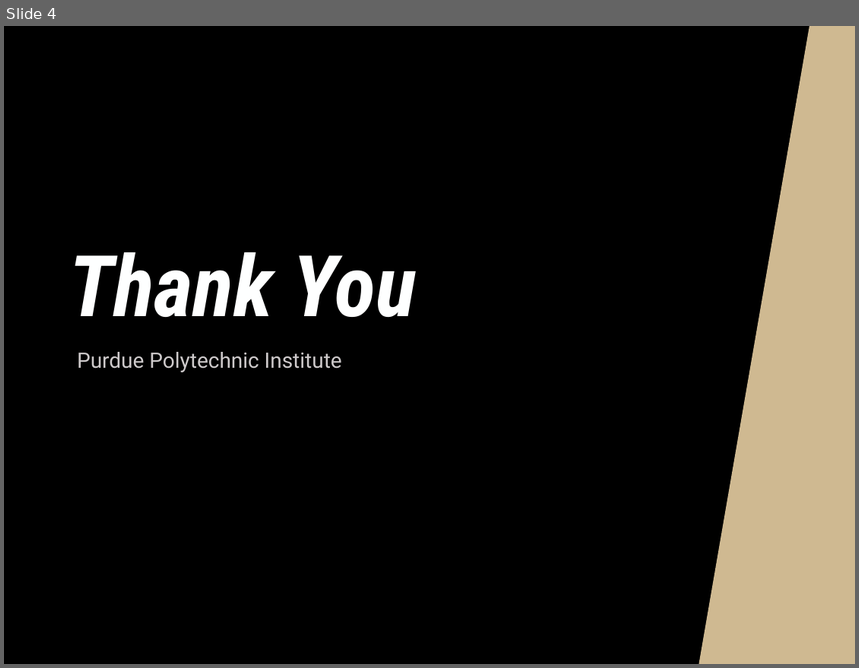
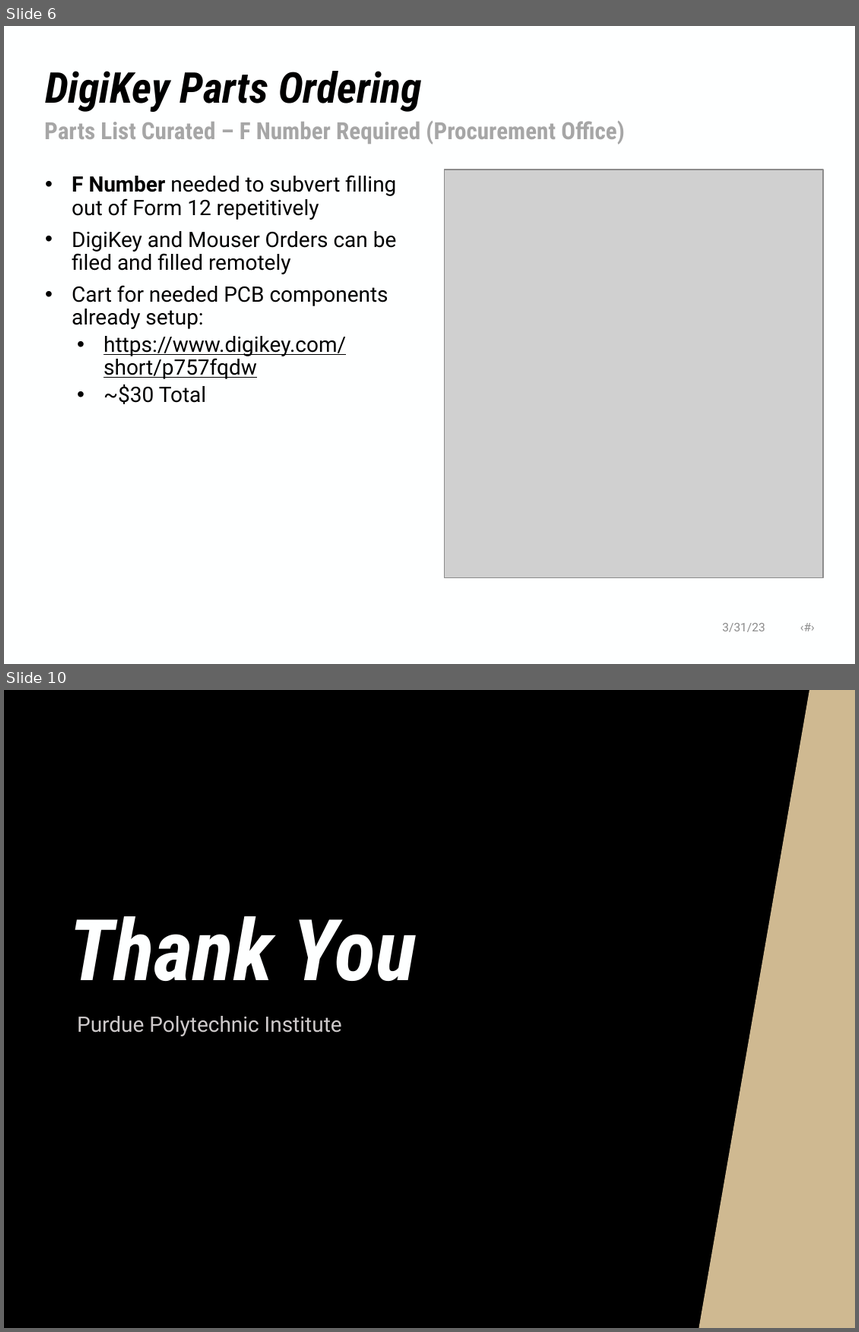
Before and after one commit to NHuang58/Biomedical_Device_PCB, a slide deck: Documentation/Slides/Week_21.pptx. Shown one above the other, each under a label of ours: slide 4 before the commit, slides 6 and 10 after it; the slides between them are not shown. The pictures are 859x668 and 859x1332 pixels, drawn with LibreOffice and Linux fonts; fonts in the diff are those of the drawing; grey boxes stand for pictures; background and template pictures are left out. Boxes give left, top, right and bottom in pixels: in the first picture for what was removed or moved away, otherwise in the second. Text is boxed around its words. In the diff, an @@ line names an element or a change of style, - is before the commit and + after.

```diff
--- a/Documentation/Slides/Week_21.pptx
+++ b/Documentation/Slides/Week_21.pptx
@@ slide 6 added at bbox=[4, 26, 855, 664], background #FEFFFF @@
@@ title added at bbox=[45, 71, 422, 112], 36 pt, text #000000, bold, italic @@
+DigiKey Parts Ordering
@@ text added at bbox=[44, 121, 625, 145], 20 pt, text #A6A6A6, bold @@
+Parts List Curated – F Number Required (Procurement Office)
@@ text added at bbox=[72, 175, 397, 404], 18 pt, text #000000 @@
+• F Number needed to subvert filling out of Form 12 repetitively
+• DigiKey and Mouser Orders can be filed and filled remotely
+• Cart for needed PCB components already setup:
+  • https://www.digikey.com/short/p757fqdw
+  • ~$30 Total
@@ picture added at bbox=[444, 170, 823, 579] @@
@@ text added at bbox=[722, 623, 765, 632], 10 pt, text #8C8C8C @@
+3/31/23 ‹#›
@@ what was slide 4 is now slide 10 @@
```
Also in this commit, not shown: 3 slides changed, 5 other slides added, 5 other files.
